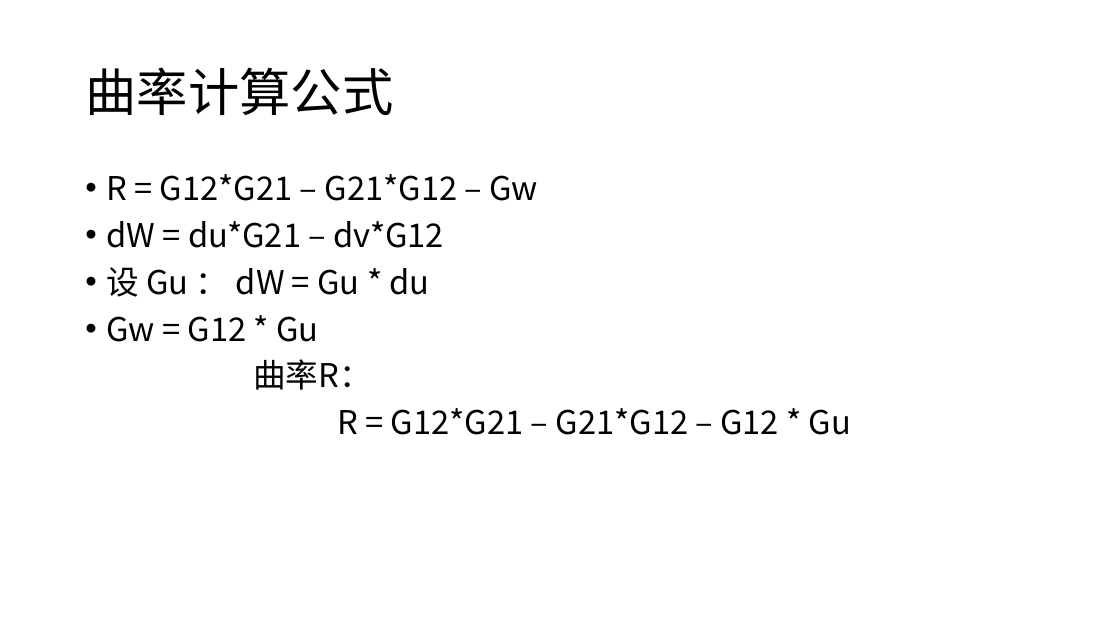
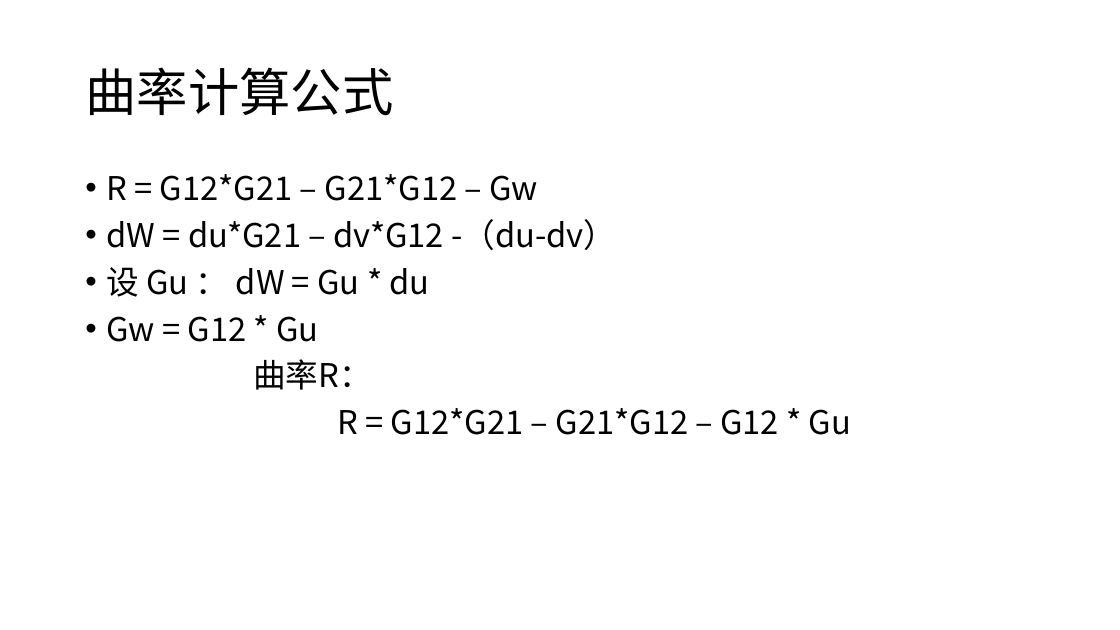
Before and after one commit to panguojun/Coordinate-System, a slide deck: slide 15 of 坐标系跟曲面.pptx. Drawn at 1120x630 pixels with LibreOffice and Linux fonts; fonts in the diff are those of the drawing. Boxes give left, top, right and bottom in pixels: in the first picture for what was removed or moved away, otherwise in the second. Text is boxed around its words. In the diff, an @@ line names an element or a change of style, - is before the commit and + after.

```diff
--- a/坐标系跟曲面.pptx
+++ b/坐标系跟曲面.pptx
@@ text at bbox=[106, 219, 616, 250]: text changed @@
-• dW = du*G21 – dv*G12
+• dW = du*G21 – dv*G12 -（du-dv）
```
Also in this commit, not shown: 2 other slides changed.
